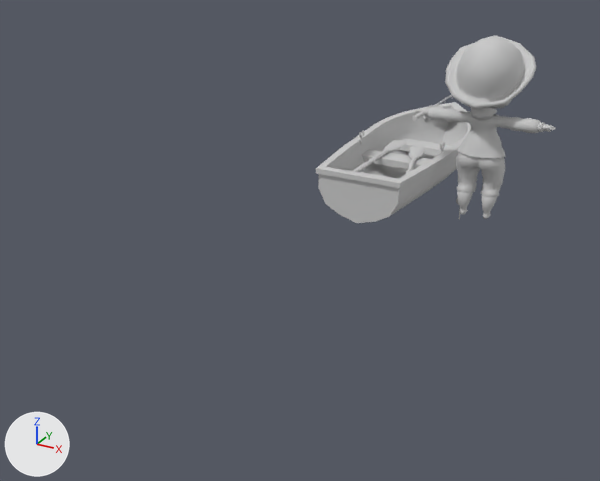
Before and after pictures for a commit that changed the FBX model Assets/Demos/Fishing/Character.FBX.
Both versions are drawn from a 50 mm camera at (1.35, -4.71, 1.91) aimed at (-0.67, -1.04, 0.08). The lights are fixed; the arrows at lower left show +X, +Y and +Z. Where no turn or scale is listed for an object, it has been applied to the vertices.

Names of what the first picture shows: 'Boat', 'Boat_Inside', 'Cylinder003', 'Float', 'Hair', 'Hat', 'Legs', 'Oar', 'Rod', 'Torso'.
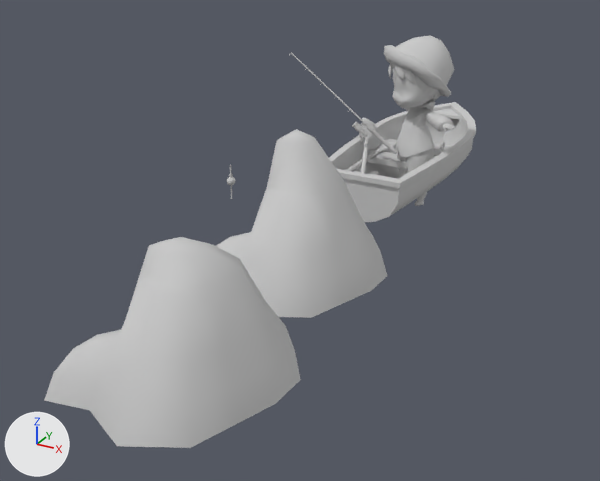
Boxes (x1, y1, x2, y2) around the edits, measured in the pictures (600 x 481 px):
'Rock02', added
    after: (44, 237, 301, 448)
'Rock01', added
    after: (216, 129, 388, 318)
'Hat', moved, turned
    before: (445, 35, 536, 110)
    after: (384, 35, 454, 97)
'Torso', moved, turned
    before: (415, 106, 556, 158)
    after: (395, 99, 455, 157)
'Legs', moved, turned
    before: (456, 152, 505, 219)
    after: (397, 147, 434, 206)
'Face', moved (not visible before)
    after: (392, 74, 423, 108)
'Oar', moved
    before: (352, 140, 407, 172)
    after: (346, 139, 397, 171)
'Cylinder003', moved, turned
    before: (406, 146, 426, 174)
    after: (361, 117, 376, 174)
'Hair', moved, turned
    before: (479, 104, 505, 111)
    after: (388, 62, 441, 103)
'Rod', moved, turned
    before: (412, 105, 433, 122)
    after: (352, 120, 396, 153)
'Head', moved
    before: (490, 101, 511, 109)
    after: (407, 87, 438, 108)
'Red02', moved, turned
    before: (434, 95, 453, 106)
    after: (289, 52, 364, 122)
'Float', moved
    before: (456, 197, 460, 219)
    after: (227, 165, 235, 199)

Patch to the scene script:
```diff
--- a/Assets/Demos/Fishing/Character.FBX.py
+++ b/Assets/Demos/Fishing/Character.FBX.py
@@ me_mesh_014 @@
+me_mesh_014.from_pydata(...)  # 64 vertices, 58 faces; spans x -0.536..0.378, y -0.514..0.514, z 0.0..0.637
+me_mesh_014.materials.append(mat_default_material_002)  # light grey #cacaca
@@ me_mesh_013 @@
+me_mesh_013.from_pydata(...)  # 64 vertices, 58 faces; spans x -0.536..0.378, y -0.514..0.514, z 0.0..0.793
+me_mesh_013.materials.append(mat_default_material_002)  # light grey #cacaca
@@ ob_head @@
 ob_head = bpy.data.objects.new('Head', me_mesh_004)
-ob_head.location = (-0.003, 0.007, 0.0)
+ob_head.location = (-0.508, 0.219, -0.082)
 ob_head.scale = (0.01, 0.01, 0.01)
@@ ob_cylinder003 @@
 ob_cylinder003 = bpy.data.objects.new('Cylinder003', me_mesh_007)
-ob_cylinder003.location = (-0.389, -0.237, 0.209)
-ob_cylinder003.rotation_euler = (1.571, 0.0, 0.262)  # degrees (90, 0, 15)
+ob_cylinder003.location = (-0.667, -0.237, 0.211)
+ob_cylinder003.rotation_euler = (1.803, 0.543, 0.501)  # degrees (103, 31, 29)
 ob_cylinder003.scale = (0.0135, 0.0135, 0.0107)
@@ ob_oar @@
 ob_oar = bpy.data.objects.new('Oar', me_mesh_006)
-ob_oar.location = (-0.742, -0.191, 0.209)
+ob_oar.location = (-0.786, -0.191, 0.209)
@@ ob_hair @@
 ob_hair = bpy.data.objects.new('Hair', me_mesh_002)
-ob_hair.location = (-0.003, 0.007, 0.0)
+ob_hair.location = (-0.508, 0.219, -0.082)
+ob_hair.rotation_euler = (0.0, 0.0, 2.356)  # degrees (0, 0, 135)
 ob_hair.scale = (0.01, 0.01, 0.01)
@@ ob_legs @@
 ob_legs = bpy.data.objects.new('Legs', me_mesh_003)
-ob_legs.location = (-0.003, 0.007, 0.0)
+ob_legs.location = (-0.508, 0.219, -0.082)
+ob_legs.rotation_euler = (0.0, 0.0, 2.356)  # degrees (0, 0, 135)
 ob_legs.scale = (0.01, 0.01, 0.01)
@@ ob_rod @@
 ob_rod = bpy.data.objects.new('Rod', me_mesh_010)
-ob_rod.location = (-0.36, -0.21, 0.608)
-ob_rod.rotation_euler = (1.568, 0.00302, 3.136)  # degrees (90, 0.2, 180)
+ob_rod.location = (-0.614, 0.134, 0.273)
+ob_rod.rotation_euler = (0.583, -0.664, -0.563)  # degrees (33, -38, -32)
 ob_rod.scale = (0.01, 0.01, 0.0472)
@@ ob_float @@
 ob_float = bpy.data.objects.new('Float', me_mesh_008)
-ob_float.location = (-0.16, 0.183, 0.0)
+ob_float.location = (-1.645, -0.239, 0.009)
@@ ob_hat @@
 ob_hat = bpy.data.objects.new('Hat', me_mesh_001)
-ob_hat.location = (-0.003, -0.023, 0.939)
+ob_hat.location = (-0.488, 0.239, 0.857)
+ob_hat.rotation_euler = (0.0, 0.0, 2.356)  # degrees (0, 0, 135)
 ob_hat.scale = (0.01, 0.01, 0.01)
@@ ob_face @@
 ob_face = bpy.data.objects.new('Face', me_mesh_009)
-ob_face.location = (-0.002, 0.012, 0.0)
+ob_face.location = (-0.512, 0.215, -0.082)
 ob_face.scale = (0.01, 0.01, 0.01)
@@ ob_torso @@
 ob_torso = bpy.data.objects.new('Torso', me_mesh)
-ob_torso.location = (-0.003, 0.007, 0.0)
+ob_torso.location = (-0.508, 0.219, -0.082)
+ob_torso.rotation_euler = (0.0, 0.0, 2.356)  # degrees (0, 0, 135)
 ob_torso.scale = (0.01, 0.01, 0.01)
@@ ob_rock02 @@
+ob_rock02 = bpy.data.objects.new('Rock02', me_mesh_014)
+ob_rock02.location = (-0.439, -2.334, 0.0)
@@ ob_rock01 @@
+ob_rock01 = bpy.data.objects.new('Rock01', me_mesh_013)
+ob_rock01.location = (-0.512, -1.258, 0.0)
```
